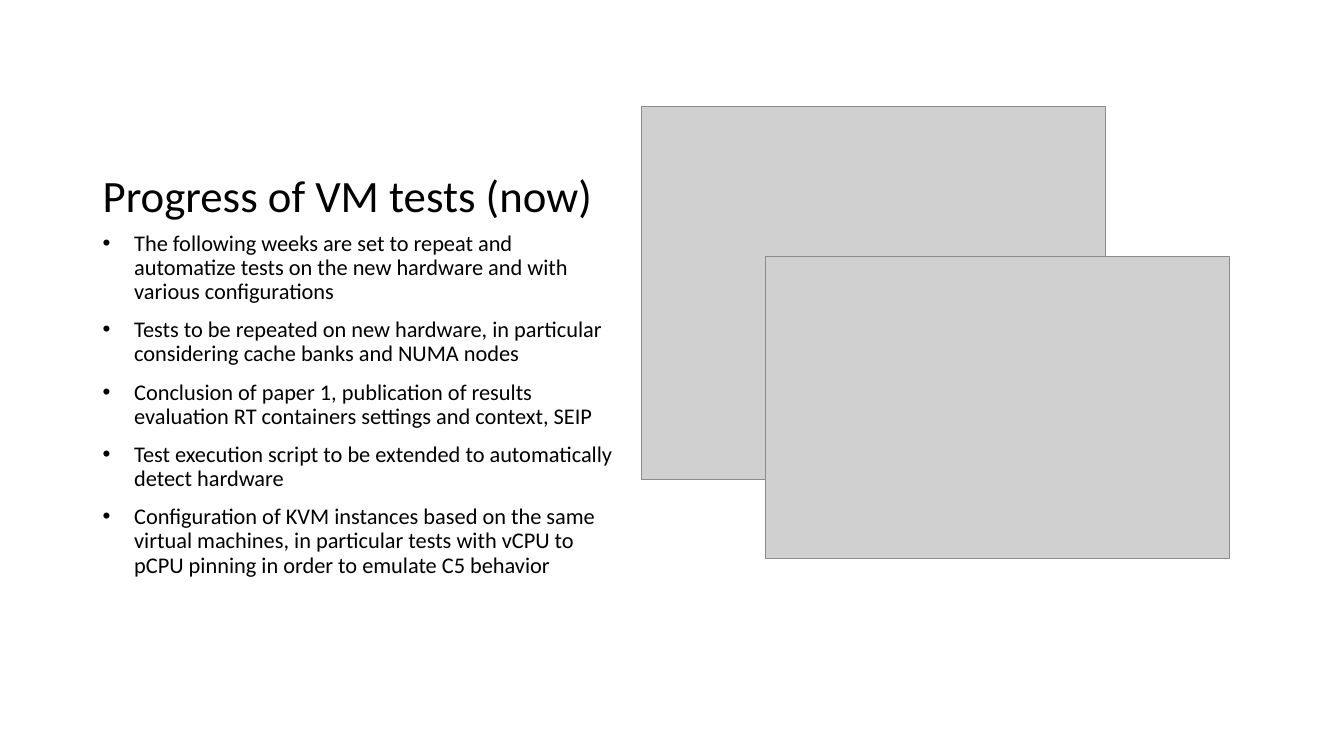
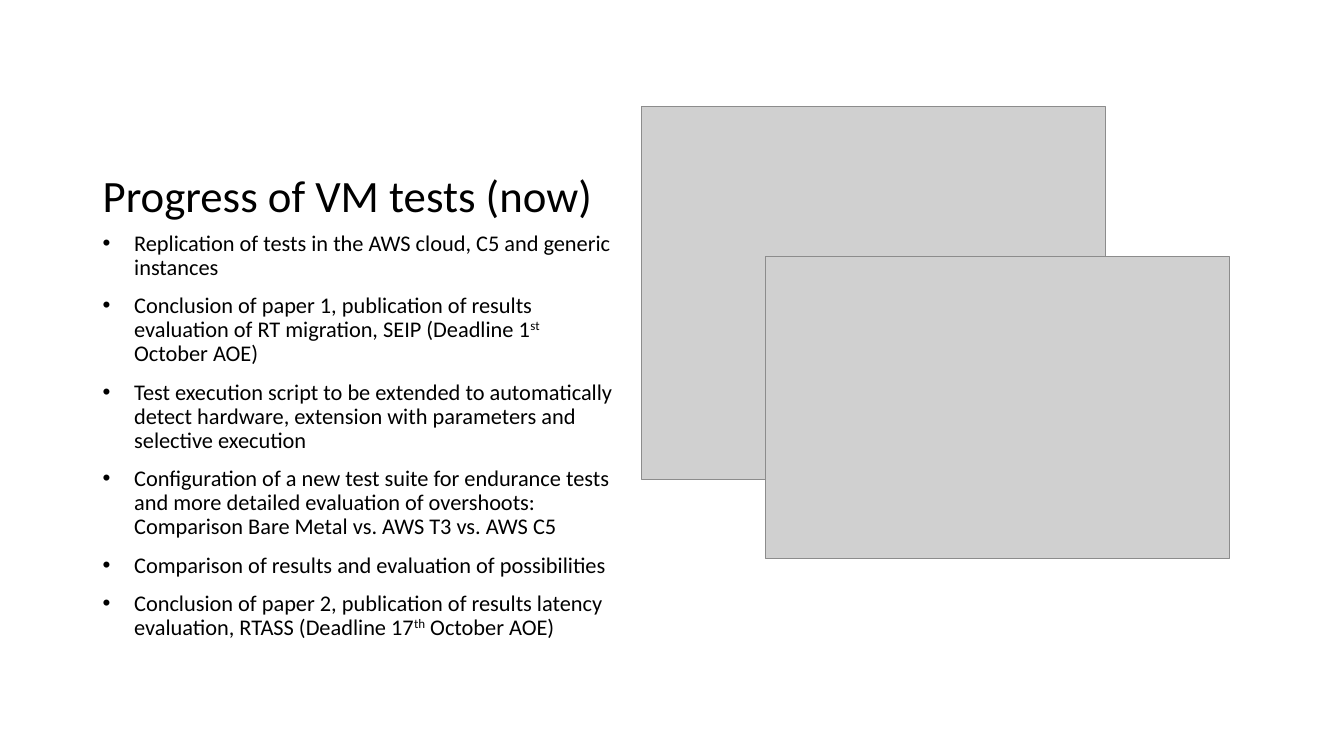
Before and after one commit to flhofer/real-time-containers, a slide deck: slide 3 of slides/Progress of VM tests2.pptx. Drawn at 1344x756 pixels with LibreOffice and Linux fonts; fonts in the diff are those of the drawing; grey boxes stand for pictures. Boxes give left, top, right and bottom in pixels: in the first picture for what was removed or moved away, otherwise in the second. Text is boxed around its words. In the diff, an @@ line names an element or a change of style, - is before the commit and + after.

Commit message:
updated progress slides

```diff
--- a/slides/Progress of VM tests2.pptx
+++ b/slides/Progress of VM tests2.pptx
@@ text at box(134, 235, 612, 638): text changed @@
-• The following weeks are set to repeat and automatize tests on the new hardware and with various configurations
-• Tests to be repeated on new hardware, in particular considering cache banks and NUMA nodes
-• Conclusion of paper 1, publication of results evaluation RT containers settings and context, SEIP
-• Test execution script to be extended to automatically detect hardware
-• Configuration of KVM instances based on the same virtual machines, in particular tests with vCPU to pCPU pinning in order to emulate C5 behavior
+• Replication of tests in the AWS cloud, C5 and generic instances
+• Conclusion of paper 1, publication of results evaluation of RT migration, SEIP (Deadline 1st October AOE)
+• Test execution script to be extended to automatically detect hardware, extension with parameters and selective execution
+• Configuration of a new test suite for endurance tests and more detailed evaluation of overshoots: Comparison Bare Metal vs. AWS T3 vs. AWS C5
+• Comparison of results and evaluation of possibilities
+• Conclusion of paper 2, publication of results latency evaluation, RTASS (Deadline 17th October AOE)
```
Also in this commit, not shown: 2 other slides changed.
